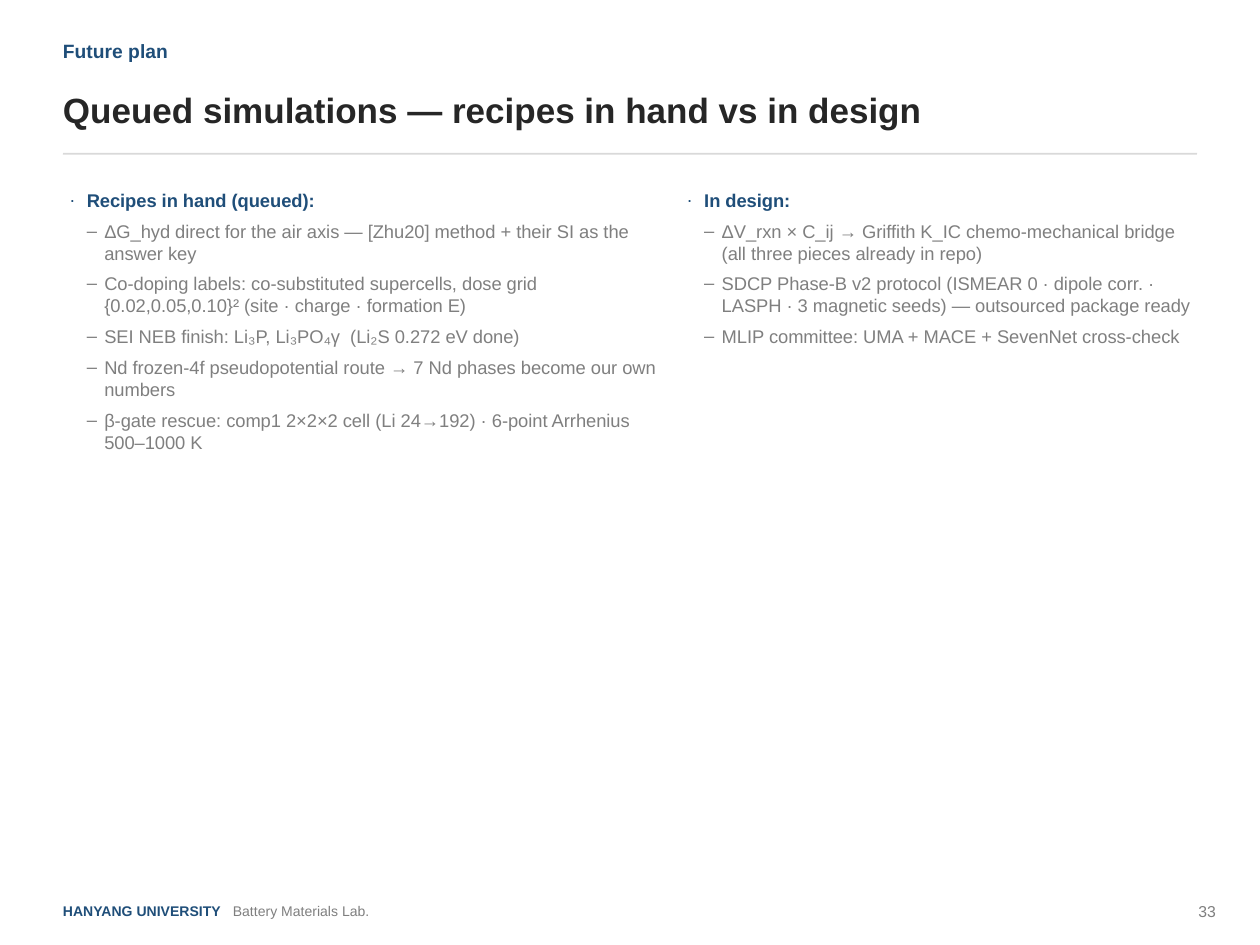
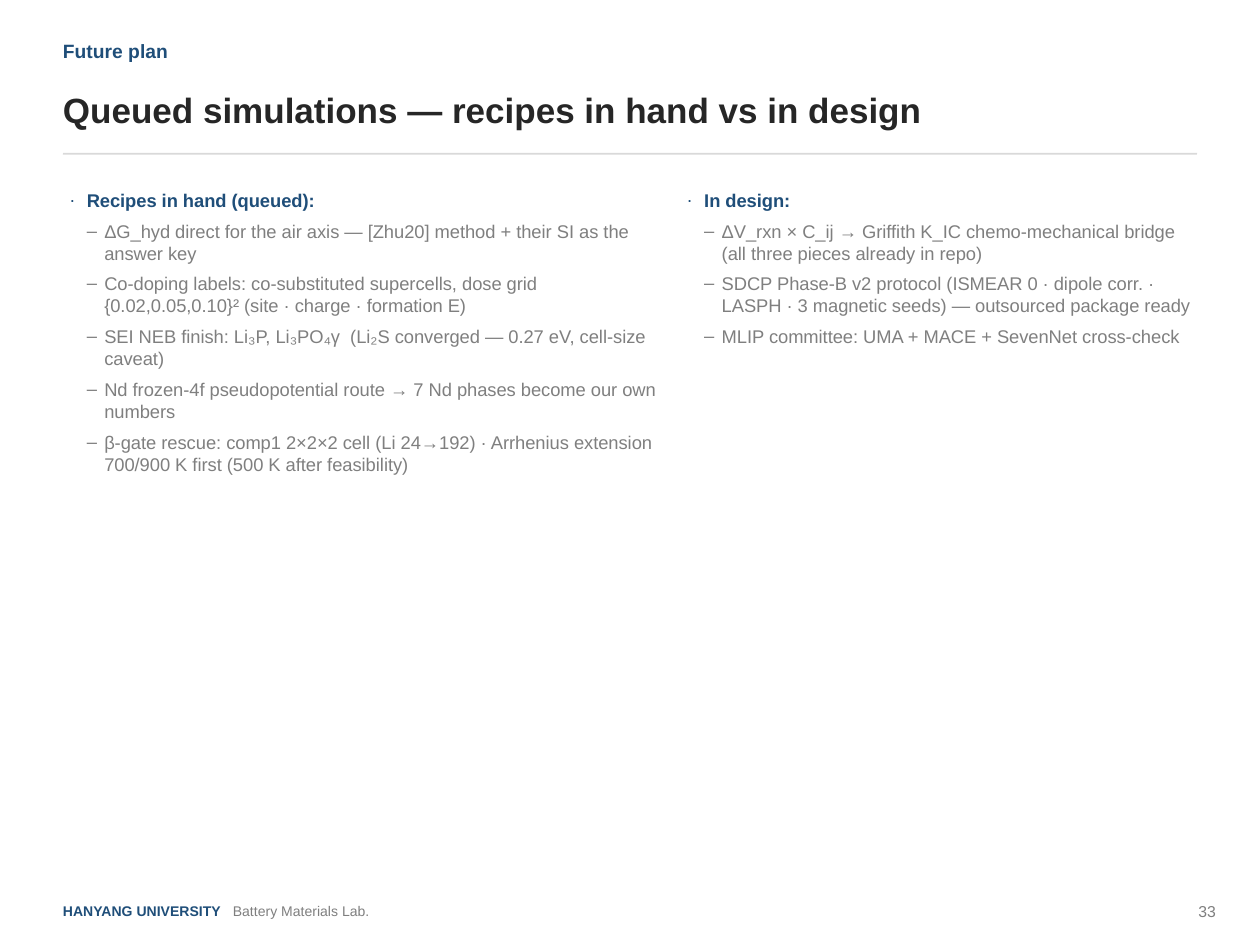
Before and after one commit to yonghoon7153-source/Yonghoon-DEM-DFT, a slide deck: slide 33 of kb/seminars/Research_Seminar_2026_08_v3.pptx. Drawn at 1260x945 pixels with LibreOffice and Linux fonts; fonts in the diff are those of the drawing. Boxes give left, top, right and bottom in pixels: in the first picture for what was removed or moved away, otherwise in the second. Text is boxed around its words. In the diff, an @@ line names an element or a change of style, - is before the commit and + after.

```diff
--- a/kb/seminars/Research_Seminar_2026_08_v3.pptx
+++ b/kb/seminars/Research_Seminar_2026_08_v3.pptx
@@ text at box(104, 330, 646, 369): text changed @@
-  – SEI NEB finish: Li₃P, Li₃PO₄γ (Li₂S 0.272 eV done)
+  – SEI NEB finish: Li₃P, Li₃PO₄γ (Li₂S converged — 0.27 eV, cell-size caveat)
@@ text at box(104, 436, 652, 475): text changed @@
-  – β-gate rescue: comp1 2×2×2 cell (Li 24→192) · 6-point Arrhenius 500–1000 K
+  – β-gate rescue: comp1 2×2×2 cell (Li 24→192) · Arrhenius extension 700/900 K first (500 K after feasibility)
```
Also in this commit, not shown: 34 other slides changed, 1 slide added, 1 other file.
